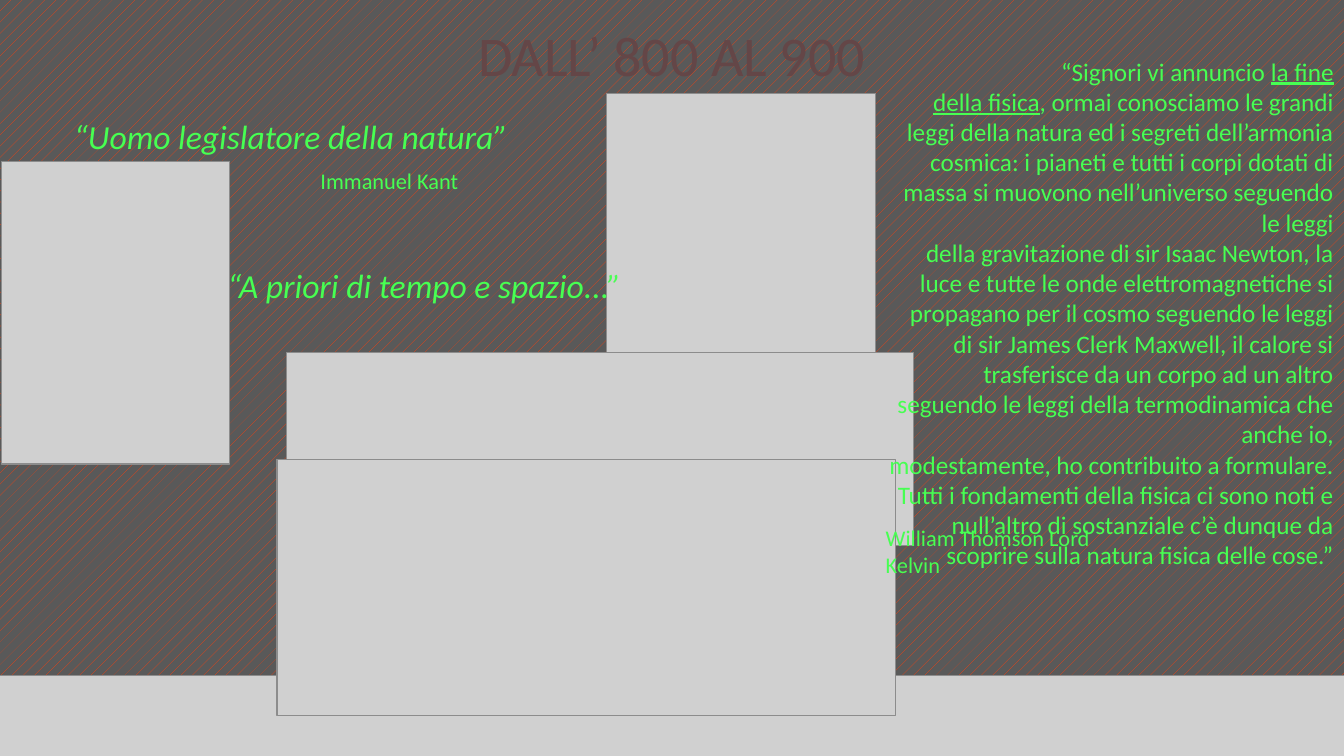
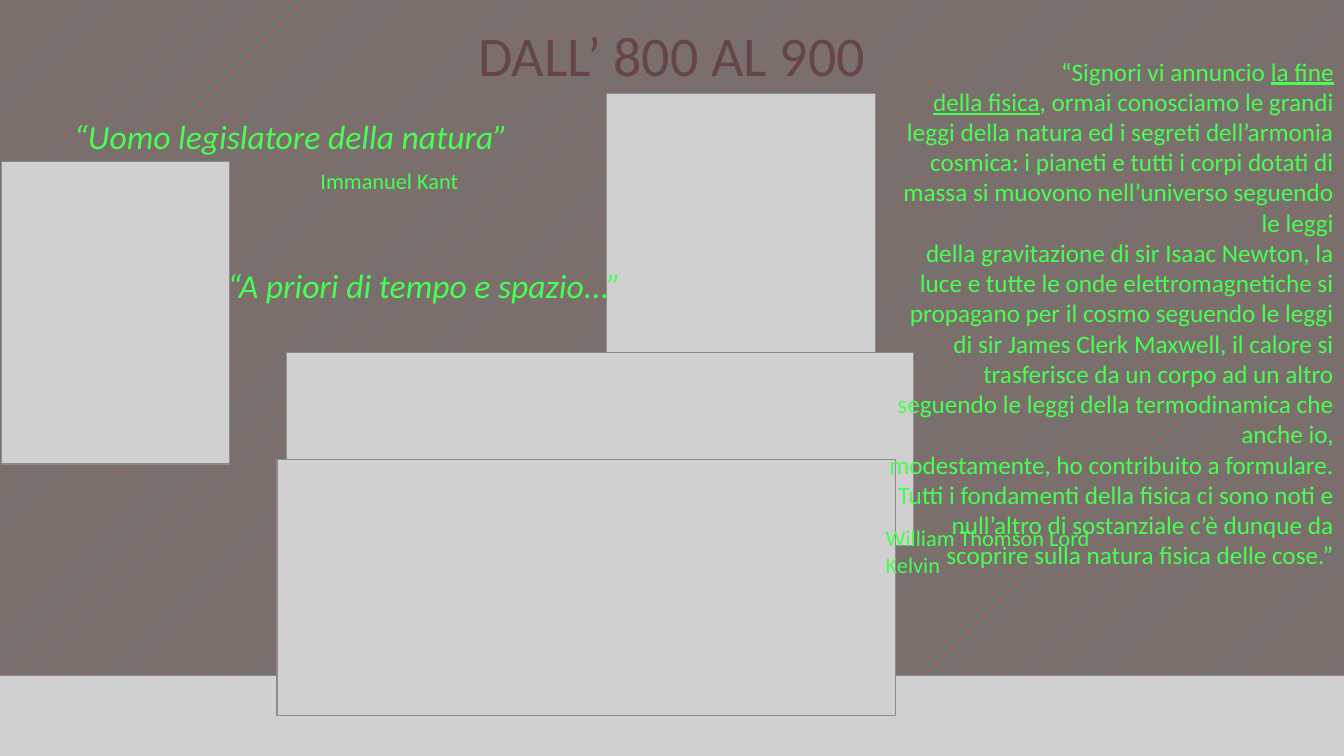
Before and after one commit to Stan-Stanman/ElaboratoTP, a slide deck: slide 8 of presentazione-elaborato.pptx. Drawn at 1344x756 pixels with LibreOffice and Linux fonts; fonts in the diff are those of the drawing; grey boxes stand for pictures. Boxes give left, top, right and bottom in pixels: in the first picture for what was removed or moved away, otherwise in the second. Text is boxed around its words. In the diff, an @@ line names an element or a change of style, - is before the commit and + after.

```diff
--- a/presentazione-elaborato.pptx
+++ b/presentazione-elaborato.pptx
@@ background pattern #FF400D on #595959 to pattern #FF400D on #767171 @@
@@ text added at [478,29,865,89], 40 pt, text #644647 @@
+DALL’ 800 AL 900
```
Also in this commit, not shown: 16 other slides changed, 4 slides added, 4 slides removed, 29 other files.
